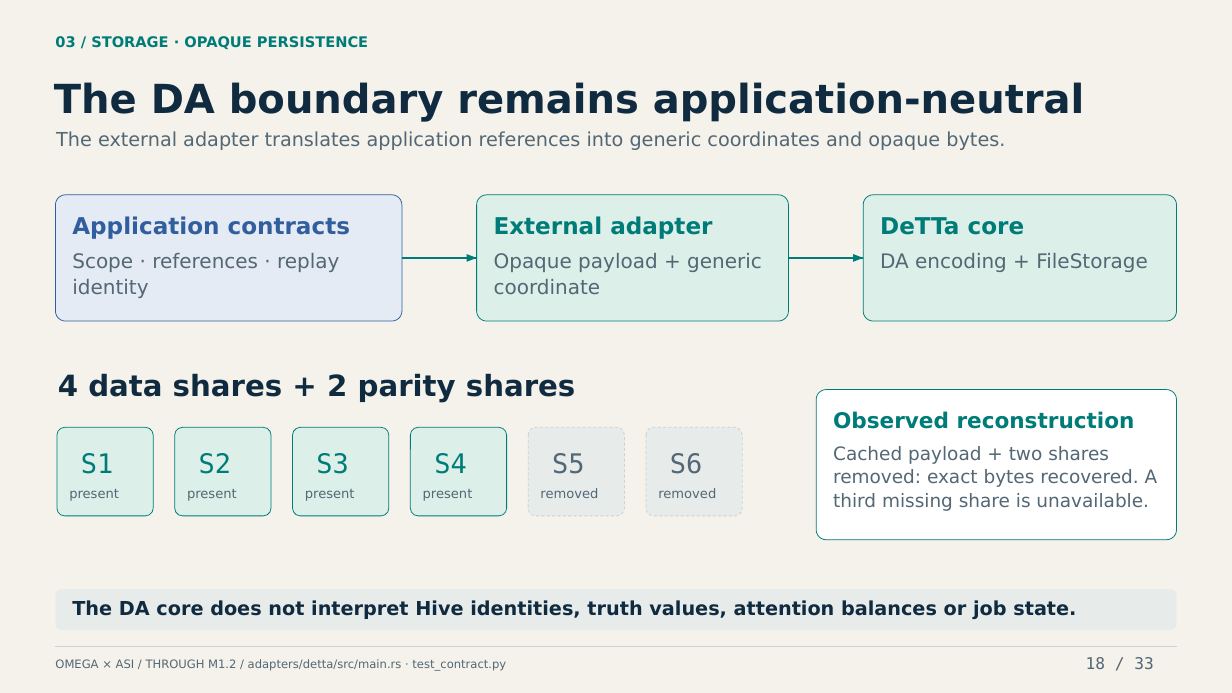
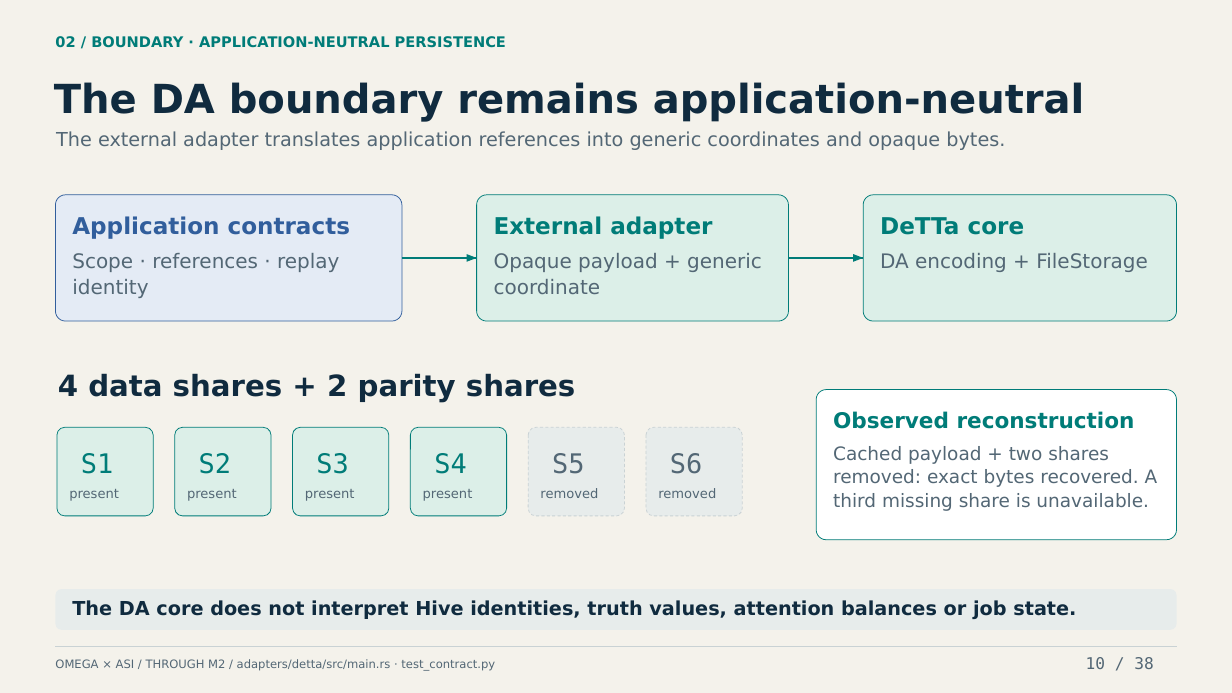
Before and after one commit to machieke/fusion-module-interfaces, a slide deck: slide 10 of docs/presentation/omega-asi-module-interfaces.pptx (slide 18 before the commit). Drawn at 1232x693 pixels with LibreOffice and Linux fonts; fonts in the diff are those of the drawing. Boxes give left, top, right and bottom in pixels: in the first picture for what was removed or moved away, otherwise in the second. Text is boxed around its words. In the diff, an @@ line names an element or a change of style, - is before the commit and + after.

Commit message:
Update conference deck through M2 with an ELI16 executive summary

```diff
--- a/docs/presentation/omega-asi-module-interfaces.pptx
+++ b/docs/presentation/omega-asi-module-interfaces.pptx
@@ text at box(55, 36, 506, 48): text changed @@
-03 / STORAGE · OPAQUE PERSISTENCE
+02 / BOUNDARY · APPLICATION-NEUTRAL PERSISTENCE
@@ text at box(55, 659, 495, 671): text changed @@
-OMEGA × ASI / THROUGH M1.2 / adapters/detta/src/main.rs · test_contract.py
+OMEGA × ASI / THROUGH M2 / adapters/detta/src/main.rs · test_contract.py
@@ text at box(1086, 657, 1153, 669): text changed @@
-18 / 33
+10 / 38
```
Also in this commit, not shown: 8 other slides changed, 29 slides added, 24 slides removed, 47 other files.
